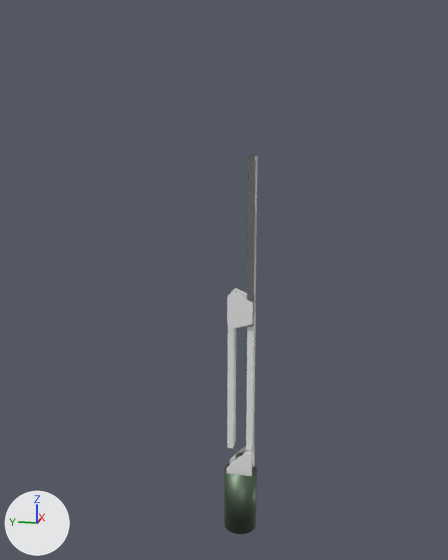
Before and after pictures for a commit that changed the Blender file section 5/animated lamp.blend.
Before and after are seen from a 50 mm camera at (-2.21, -0.374, 1.595) aimed at (-0.137, 0.041, 1.077). Arrows for +X, +Y and +Z are at lower left; the lights stay in place.

The first picture shows 'Lamp Lower-Arm', 'Lamp Lower-Arm Bracket', 'Lamp Middle Bracket', 'Lamp Stem', 'Lamp Upper-Arm'.
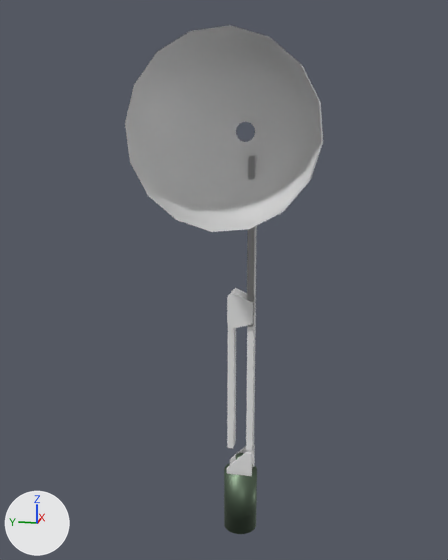
Commit message: Sec 5 128 screw modifier

Changed parts and their boxes [x1, y1, x2, y2] in the pictures (448 x 560 px):
'BezierCurve', added
    after: [125, 25, 323, 232]

The change, as a list of edits to the scene's bpy script:
```text
Add cu_beziercurve_002:
    cu_beziercurve_002 = bpy.data.curves.new('BezierCurve.002', 'CURVE')
    cu_beziercurve_002.dimensions = '3D'
    _sp = cu_beziercurve_002.splines.new('BEZIER'); _sp.bezier_points.add(1)
    _sp.bezier_points.foreach_set('co', [-0.415, 0.292, 0.0277, 0.0261, 0.0218, 0.0277])
    _sp.bezier_points.foreach_set('handle_left', [-0.515, 0.292, 0.0277, -0.0739, 0.322, 0.0277])
    _sp.bezier_points.foreach_set('handle_right', [-0.315, 0.292, 0.0277, 0.126, -0.278, 0.0277])
    for _p, _l, _r in zip(_sp.bezier_points, ['ALIGNED', 'ALIGNED'], ['ALIGNED', 'ALIGNED']): _p.handle_left_type = _l; _p.handle_right_type = _r
    _sp.order_u = 0
    _sp.order_v = 0
    cu_beziercurve_002.use_path = True
    cu_beziercurve_002.use_path_clamp = True
    cu_beziercurve_002.fill_mode = 'FULL'
Add ob_beziercurve:
    ob_beziercurve = bpy.data.objects.new('BezierCurve', cu_beziercurve_002)
    ob_beziercurve.location = (0.025, 0.0, 1.58)
    _m = ob_beziercurve.modifiers.new('Screw', 'SCREW')
    _m.axis = 'X'
```
